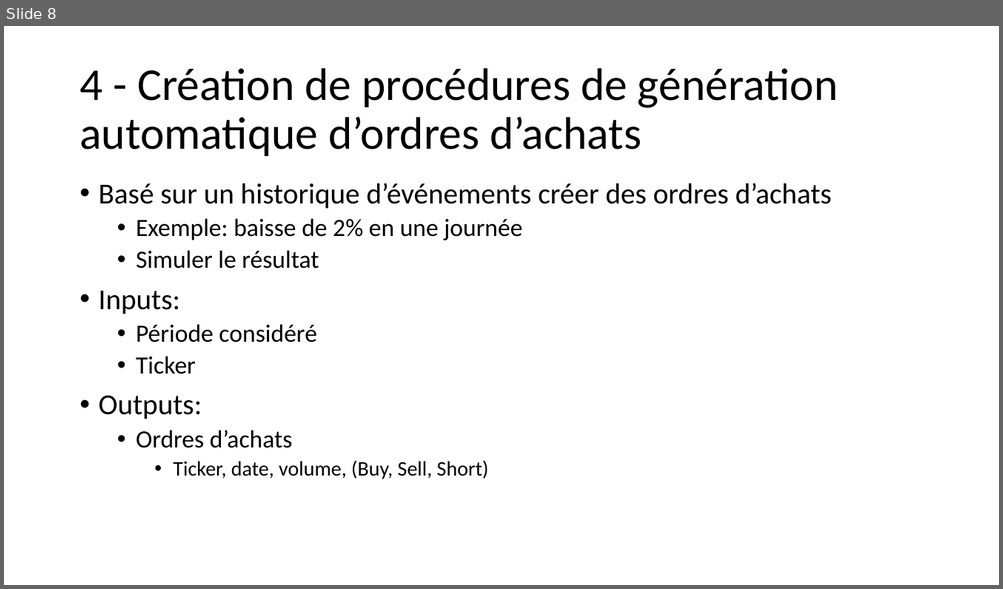
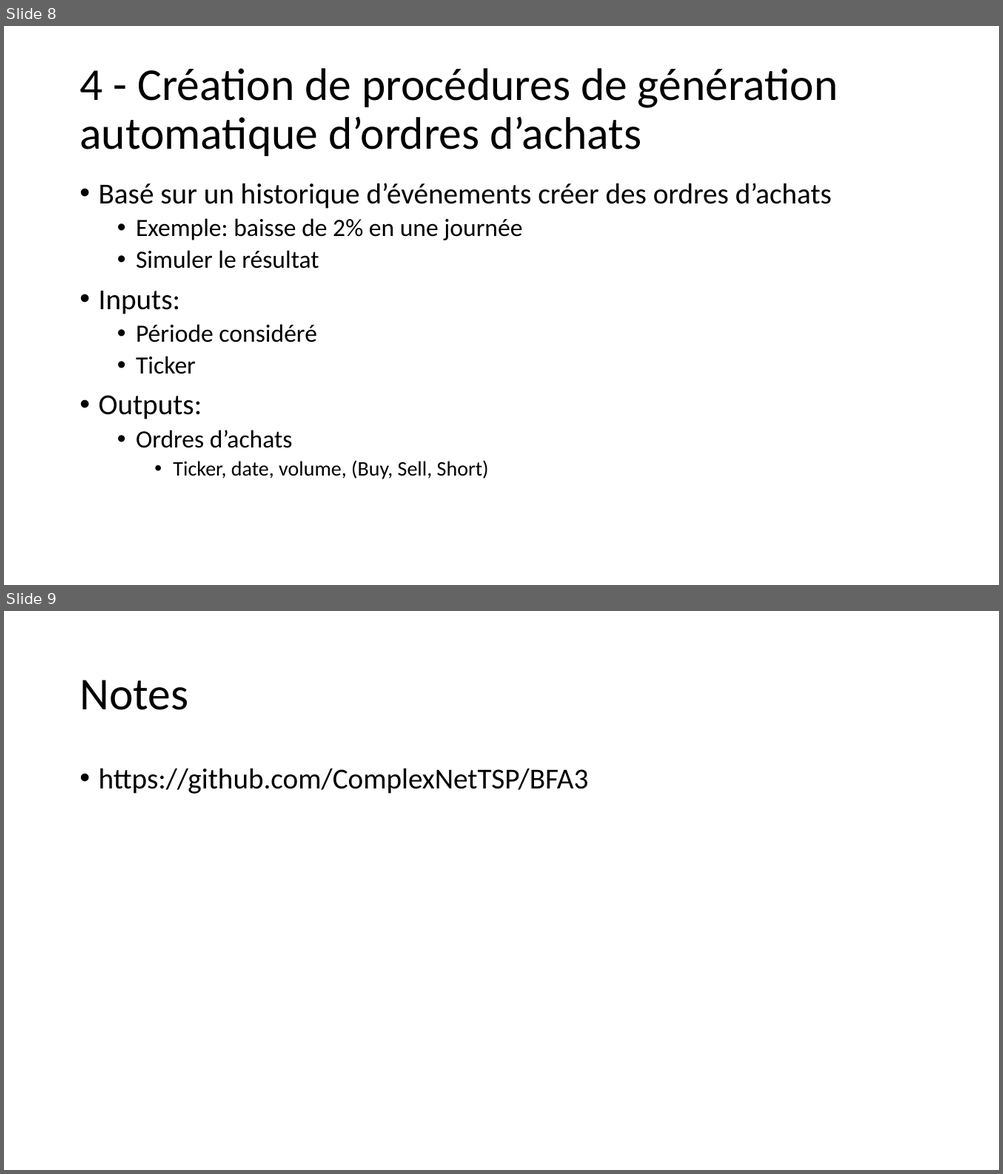
Before and after one commit to ComplexNetTSP/BFA3, a slide deck: BFA3_intro.pptx. Shown one above the other, each under a label of ours: slide 8 before the commit, slides 8 and 9 after it. The pictures are 1003x589 and 1003x1174 pixels, drawn with LibreOffice and Linux fonts; fonts in the diff are those of the drawing. Boxes give left, top, right and bottom in pixels: in the first picture for what was removed or moved away, otherwise in the second. Text is boxed around its words. In the diff, an @@ line names an element or a change of style, - is before the commit and + after.

```diff
--- a/BFA3_intro.pptx
+++ b/BFA3_intro.pptx
@@ slide 9 added at (4, 611, 999, 1170), background #FFFFFF @@
@@ title added at (79, 680, 188, 710), 44 pt, text #000000 @@
+Notes
@@ text added at (99, 768, 589, 794), 28 pt, text #000000 @@
+• https://github.com/ComplexNetTSP/BFA3
```
Also in this commit, not shown: 1 slide changed, 2 other files.
